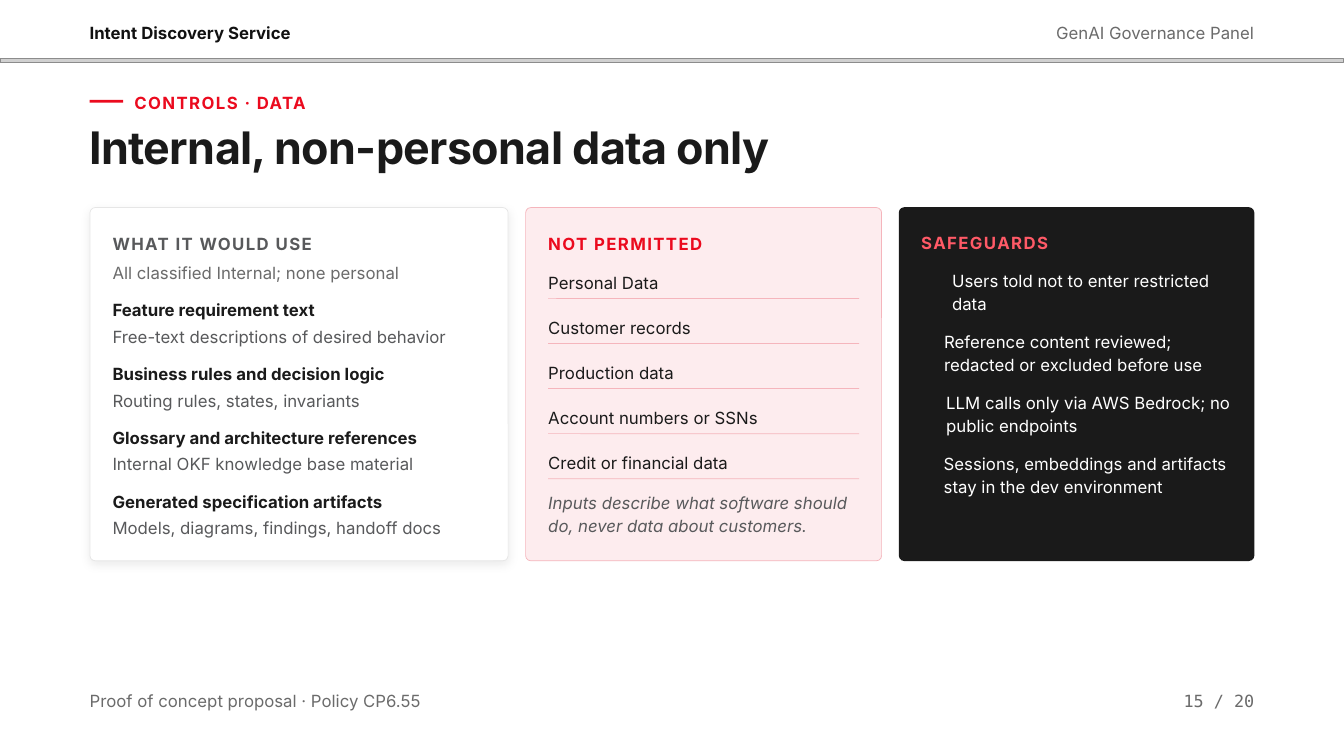
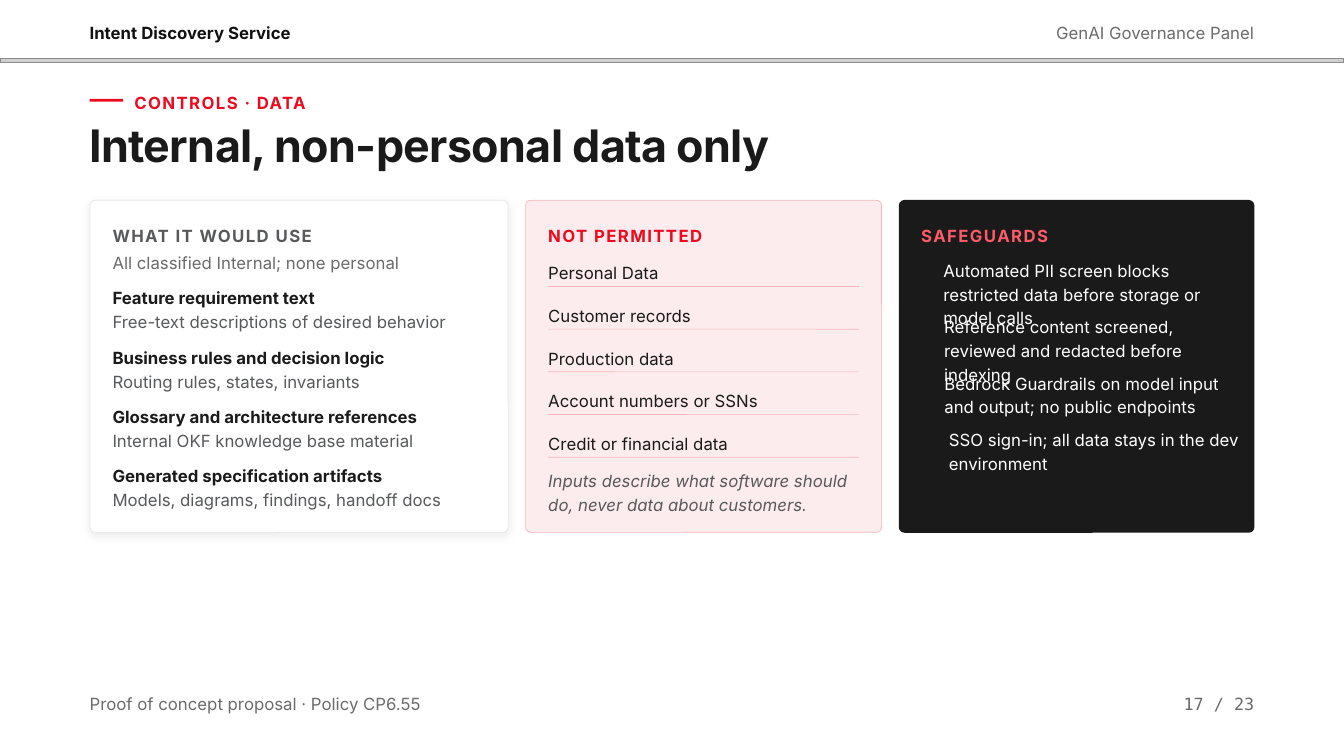
Before and after one commit to pavankumargoli/Machine-Learning-Featurization-and-TSNE, a slide deck: slide 17 of Intent Discovery Service — GenAI Council v4.pptx (slide 15 before the commit). Drawn at 1344x756 pixels with LibreOffice and Linux fonts; fonts in the diff are those of the drawing; grey boxes stand for pictures; background and template pictures are left out. Boxes give left, top, right and bottom in pixels: in the first picture for what was removed or moved away, otherwise in the second. Text is boxed around its words. In the diff, an @@ line names an element or a change of style, - is before the commit and + after.

```diff
--- a/Intent Discovery Service — GenAI Council v4.pptx
+++ b/Intent Discovery Service — GenAI Council v4.pptx
@@ rounded rectangle resized from (x1=90, y1=208, x2=508, y2=561) to (x1=90, y1=201, x2=508, y2=533) @@
@@ rounded rectangle resized from (x1=525, y1=208, x2=881, y2=561) to (x1=525, y1=201, x2=881, y2=533) @@
@@ proportions changed in 3 elements at (x1=90, y1=201, x2=508, y2=533), (x1=525, y1=201, x2=881, y2=533), (x1=899, y1=200, x2=1255, y2=532) @@
@@ rounded rectangle resized from (x1=899, y1=208, x2=1255, y2=562) to (x1=899, y1=200, x2=1255, y2=532) @@
@@ 3 texts moved together from (x1=113, y1=236, x2=1048, y2=250) to (x1=113, y1=229, x2=1048, y2=242) @@
@@ text at (x1=943, y1=264, x2=1200, y2=328): text changed @@
-Users told not to enter restricted data
+Automated PII screen blocks restricted data before storage or model calls
@@ 3 texts, 1 line moved together from (x1=113, y1=266, x2=859, y2=320) to (x1=113, y1=256, x2=859, y2=308) @@
@@ text at (x1=944, y1=320, x2=1182, y2=385): text changed @@
-Reference content reviewed; redacted or excluded before use
+Reference content screened, reviewed and redacted before indexing
@@ 5 texts, 2 lines moved together from (x1=113, y1=321, x2=859, y2=425) to (x1=113, y1=309, x2=859, y2=408) @@
@@ text at (x1=944, y1=376, x2=1219, y2=417): text changed @@
-LLM calls only via AWS Bedrock; no public endpoints
+Bedrock Guardrails on model input and output; no public endpoints
@@ text "Internal OKF knowledge base material" moved from (x1=113, y1=457, x2=413, y2=474) to (x1=113, y1=434, x2=413, y2=451) @@
@@ text at (x1=949, y1=433, x2=1238, y2=470): text changed @@
-Sessions, embeddings and artifacts stay in the dev environment
+SSO sign-in; all data stays in the dev environment
@@ text "Generated specification artifacts" moved from (x1=113, y1=495, x2=382, y2=512) to (x1=113, y1=469, x2=382, y2=486) @@
@@ 3 texts, 2 lines moved together from (x1=113, y1=394, x2=859, y2=479) to (x1=113, y1=375, x2=859, y2=458) @@
@@ text "Inputs describe what software should ..." moved from (x1=548, y1=496, x2=847, y2=535) to (x1=548, y1=474, x2=847, y2=514) @@
@@ text "Models, diagrams, findings, handoff docs" moved from (x1=113, y1=521, x2=441, y2=538) to (x1=113, y1=493, x2=441, y2=510) @@
@@ text removed at (x1=1184, y1=694, x2=1254, y2=707) @@
-15 / 20
@@ text added at (x1=1184, y1=697, x2=1254, y2=710), 12 pt, text #6B6B6B @@
+17 / 23
```
Also in this commit, not shown: 18 other slides changed, 4 slides added, 1 slide removed.
